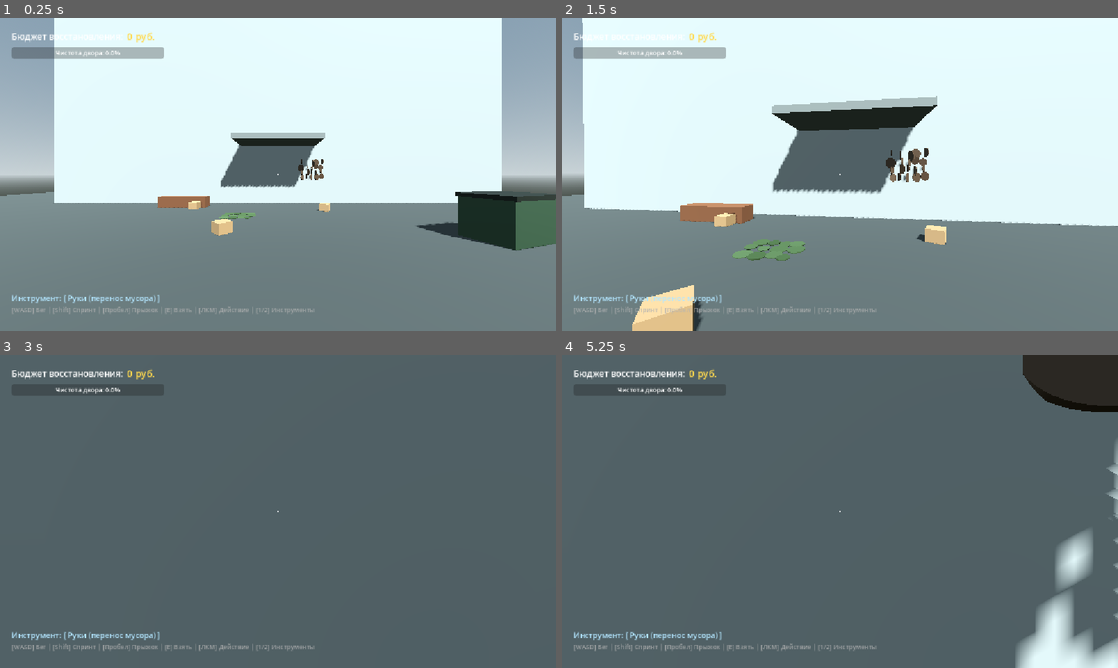
Above: before the commit, frames 1-4 (two rows, left to right).
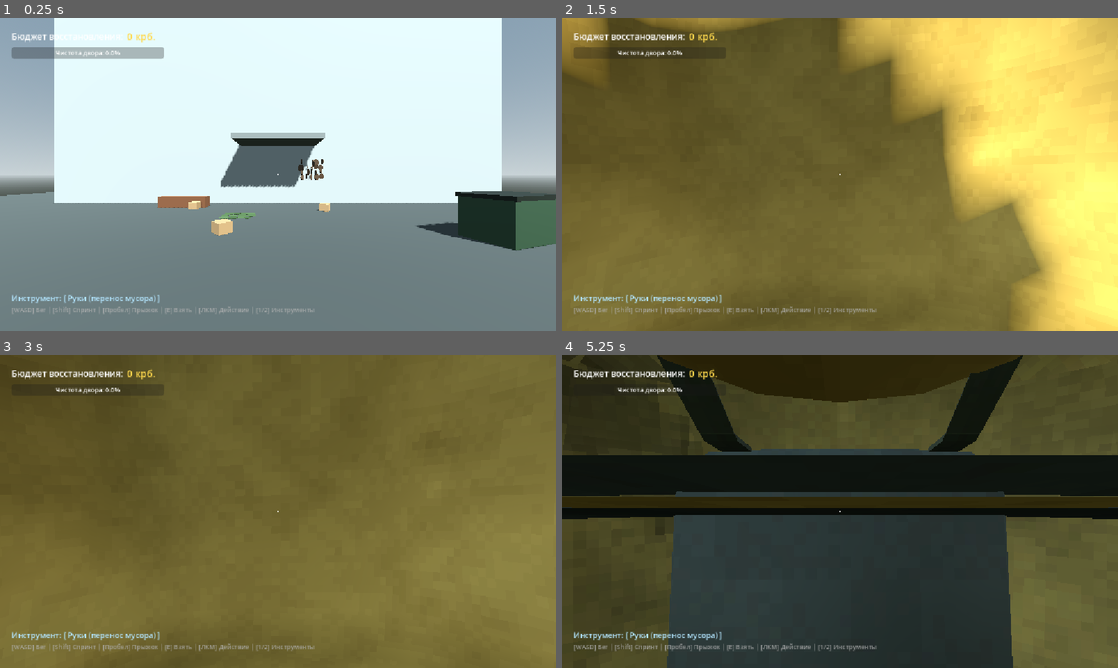
Above: after the commit, the same moments.

Repository: INTICH082/Pripyat
Game: Godot game, scene res://scenes/world/TestCourtyard.tscn
Two runs of this game, one before a commit and one after it. Both use one fixed random seed, a clock stepped at 60 frames per second and the inputs below.
Inputs (mouse positions are in pixels of both pictures, inside the frame that each line leads up to):
- Up to frame 1 (0.25 s): no input
- Up to frame 2 (1.5 s): move the mouse to (867, 174) at 0.52 s; hold W (move_forward) from 0.53 s (still down); tap Space (jump) at 0.6, 0.77, 1.07 s; click (867, 174) at 0.67 s; move the mouse to (812, 174) at 1.27 s; tap G (drop) at 1.35 s
- Up to frame 3 (3 s): keep holding W (move_forward); tap Space (jump) at 1.52, 1.55, 1.82, 2.3 s; move the mouse to (289, 505) at 2.02 s; tap E (interact) at 2.1 s; move the mouse to (272, 517) at 2.77 s; click (272, 517) at 2.85 s
- Up to frame 4 (5.25 s): keep holding W (move_forward); tap Space (jump) at 3.02, 3.05, 3.32, 3.77, 3.8, 4.07, 4.52, 4.55, 4.82 s; move the mouse to (878, 514) at 3.52 s; hold Shift (sprint) 3.53-4.28 s; move the mouse to (795, 508) at 4.27 s; tap 2 (tool_brush) at 4.35 s; move the mouse to (845, 511) at 5.02 s; hold 1 (tool_hands) from 5.03 s (still down); click (845, 511) at 5.17 s

The runs differ from the first frame. In frame 1, less than 0.1% of the frame differs, in the area x 24-28%, y 5-8%; in frame 2, 100%, in the area x 0-100%, y 0-100%; in frame 3, 100%; in frame 4, 100%.

Commit message:
feat: switch currency to karbovantsi, add flamethrower to GDD, bind cleaner 3D model to player

Diff:
--- a/scenes/player/Player.tscn
+++ b/scenes/player/Player.tscn
@@ -1,6 +1,7 @@
 [gd_scene format=3 uid="uid://dfplayer001"]
 
 [ext_resource type="Script" path="res://scripts/player/PlayerController.gd" id="1_player"]
+[ext_resource type="PackedScene" path="res://assets/models/field_specialists/cleaner.gltf" id="2_cleaner"]
 
 [sub_resource type="CapsuleShape3D" id="CapsuleShape3D_p"]
 radius = 0.35
@@ -31,6 +32,9 @@
 transform = Transform3D(1, 0, 0, 0, 1, 0, 0, 0, 1, 0, 0.875, 0)
 shape = SubResource("CapsuleShape3D_p")
 
+[node name="CleanerModel" parent="." instance=ExtResource("2_cleaner")]
+transform = Transform3D(1, 0, 0, 0, 1, 0, 0, 0, 1, 0, 0, 0)
+
 [node name="Head" type="Node3D" parent="."]
 transform = Transform3D(1, 0, 0, 0, 1, 0, 0, 0, 1, 0, 1.55, 0)
 
--- a/scenes/ui/HUD.tscn
+++ b/scenes/ui/HUD.tscn
@@ -35,7 +35,7 @@
 layout_mode = 2
 theme_override_colors/font_color = Color(1, 0.85, 0.3, 1)
 theme_override_font_sizes/font_size = 20
-text = "0 руб."
+text = "0 крб."
 
 [node name="CleanlinessBar" type="ProgressBar" parent="TopLeft/VBox"]
 custom_minimum_size = Vector2(300, 24)
--- a/scripts/core/GameState.gd
+++ b/scripts/core/GameState.gd
@@ -1,13 +1,18 @@
 extends Node
 
 ## Состояние игры (GameState)
-## Управляет кошельком (Советские рубли) и общим прогрессом чистоты локации.
+## Управляет кошельком (Карбованцы) и общим прогрессом чистоты локации.
 
-var rubles: int = 0:
+var karbovantsi: int = 0:
 	set(value):
-		var delta = value - rubles
-		rubles = max(0, value)
-		EventBus.currency_changed.emit(rubles, delta)
+		var delta = value - karbovantsi
+		karbovantsi = max(0, value)
+		EventBus.currency_changed.emit(karbovantsi, delta)
+
+# Обратная совместимость для существующих вызовов
+var rubles: int:
+	get: return karbovantsi
+	set(value): karbovantsi = value
 
 var total_items: int = 0
 var cleaned_items: int = 0
@@ -20,8 +25,11 @@
 	total_items += 1
 	_emit_progress()
 
+func add_karbovantsi(amount: int) -> void:
+	karbovantsi += amount
+
 func add_rubles(amount: int) -> void:
-	rubles += amount
+	add_karbovantsi(amount)
 
 func _on_trash_deposited(_trash_name: String, reward_rubles: int) -> void:
 	add_rubles(reward_rubles)
--- a/scripts/player/PlayerController.gd
+++ b/scripts/player/PlayerController.gd
@@ -23,7 +23,9 @@
 @onready var interaction_ray: RayCast3D = $Head/Camera3D/InteractionRay
 @onready var hold_socket: Node3D = $Head/Camera3D/HoldSocket
 @onready var tool_model: Node3D = $Head/Camera3D/ToolAnchor
-
+@onready var cleaner_model: Node3D = get_node_or_null("CleanerModel")
+
+var anim_player: AnimationPlayer = null
 var current_tool: ToolMode = ToolMode.HANDS
 var held_trash: CarryableTrash = null
 var current_prompt: String = ""
@@ -36,6 +38,11 @@
 func _ready() -> void:
 	Input.set_mouse_mode(Input.MOUSE_MODE_CAPTURED)
 	_update_tool_display()
+
+	if cleaner_model:
+		anim_player = cleaner_model.get_node_or_null("AnimationPlayer")
+		if anim_player and anim_player.has_animation("Unarmed_Idle-loop"):
+			anim_player.play("Unarmed_Idle-loop")
 
 func _unhandled_input(event: InputEvent) -> void:
 	# Захват мыши / выход по Esc
@@ -66,6 +73,30 @@
 	_handle_movement(delta)
 	_handle_interaction(delta)
 	_apply_head_bob(delta)
+	_update_character_animation()
+
+func _update_character_animation() -> void:
+	if not anim_player:
+		return
+	var flat_speed = Vector2(velocity.x, velocity.z).length()
+	var prefix = "Unarmed_"
+
+	if not is_on_floor():
+		var jump_anim = prefix + "Jump"
+		if anim_player.has_animation(jump_anim) and anim_player.current_animation != jump_anim:
+			anim_player.play(jump_anim)
+	elif flat_speed > 5.0:
+		var run_anim = prefix + "Run-loop"
+		if anim_player.has_animation(run_anim) and anim_player.current_animation != run_anim:
+			anim_player.play(run_anim)
+	elif flat_speed > 0.2:
+		var walk_anim = prefix + "Walk-loop"
+		if anim_player.has_animation(walk_anim) and anim_player.current_animation != walk_anim:
+			anim_player.play(walk_anim)
+	else:
+		var idle_anim = prefix + "Idle-loop"
+		if anim_player.has_animation(idle_anim) and anim_player.current_animation != idle_anim:
+			anim_player.play(idle_anim)
 
 func _handle_movement(delta: float) -> void:
 	# Гравитация
--- a/scripts/ui/HUD.gd
+++ b/scripts/ui/HUD.gd
@@ -17,7 +17,7 @@
 	EventBus.tool_changed.connect(_on_tool_changed)
 
 	# Инициализация начальных значений
-	rubles_label.text = "%d руб." % GameState.rubles
+	rubles_label.text = "%d крб." % GameState.karbovantsi
 	cleanliness_bar.value = 0.0
 	cleanliness_label.text = "Чистота двора: 0.0%"
 
@@ -30,7 +30,7 @@
 		prompt_label.text = player.current_prompt
 
 func _on_currency_changed(new_amount: int, delta: int) -> void:
-	rubles_label.text = "%d руб." % new_amount
+	rubles_label.text = "%d крб." % new_amount
 	if delta > 0:
 		_flash_rubles()
 
Not shown, changed: GAME_DESIGN_DOCUMENT.md
